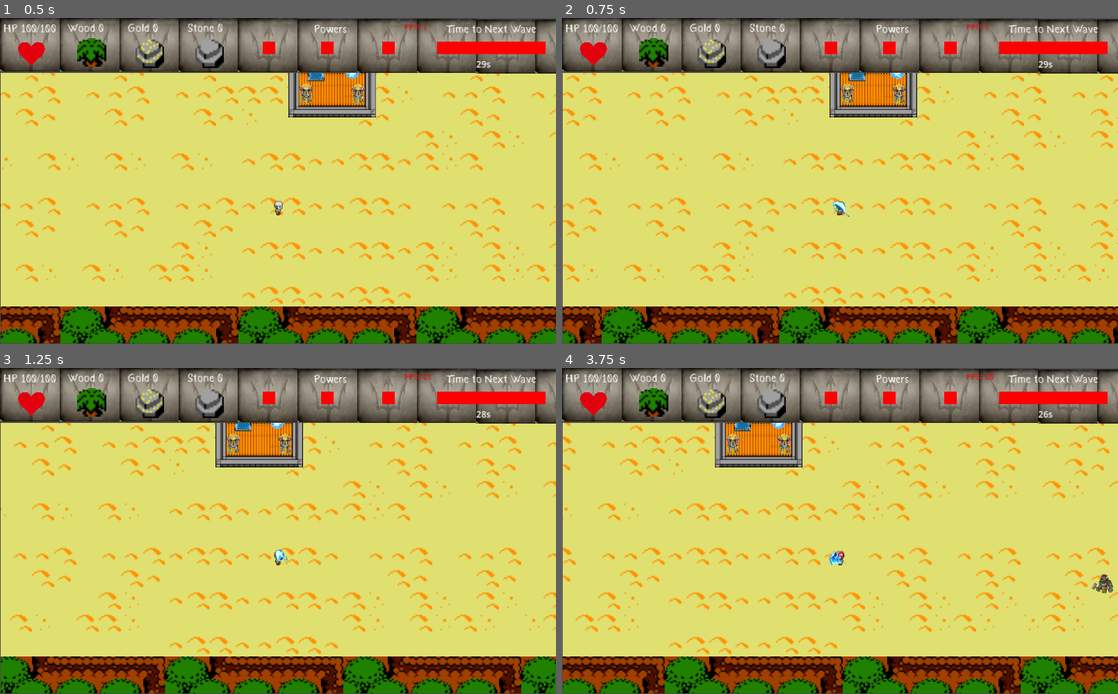
Above: before the commit, frames 1-4 (two rows, left to right).
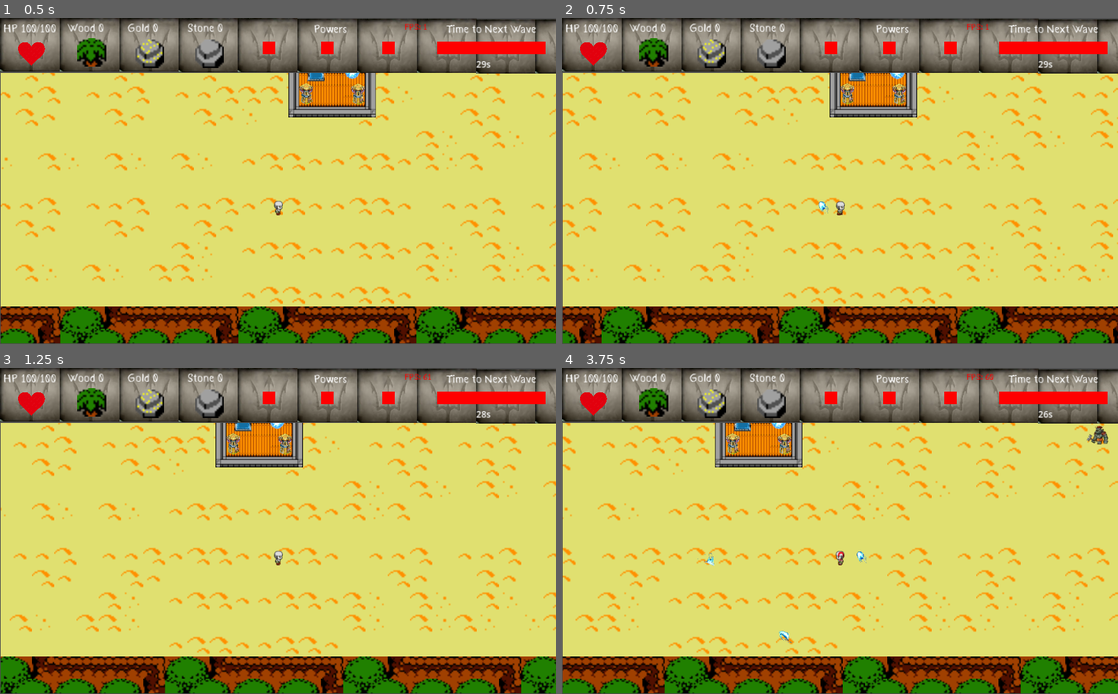
Above: after the commit, the same moments.

Repository: Christian2019/ProjetoAtenas
Game: Godot game, scene res://Scenes/MainScenes/Game_ViewPort.tscn
Same seed, same stepped clock (60 frames per second), same inputs: the game is played once before the commit and once after it. Sound files missing from this copy of the repository are replaced by a short silence.
Inputs:
- Up to frame 1 (0.5 s): no input
- Up to frame 2 (0.75 s): tap Enter at 0.5 s; hold Right (Move_Right) from 0.53 s (still down); hold Space (Attack1) from 0.53 s (still down)
- Up to frame 3 (1.25 s): keep holding Right (Move_Right); keep holding Space (Attack1)
- Up to frame 4 (3.75 s): release Right (Move_Right) at 1.28 s; release Space (Attack1) at 1.28 s; hold Down (Move_Down) 1.28-2.03 s; tap Space (Attack1) at 1.35, 2.85 s; hold Right (Move_Right) 2.03-2.78 s; hold Space (Attack1) 2.03-2.78 s; tap T (Turret) at 2.1 s; hold Up (Move_Up) 2.78-3.53 s; hold Left (Move_Left) from 3.53 s (still down); hold Space (Attack1) from 3.53 s (still down)

Frame 1 is identical in both runs. In frame 2, 0.1% of the frame differs, in the area x 46-52%, y 56-62%; in frame 3, less than 0.1%; in frame 4, 0.5%, in the area x 24-100%, y 17-85%.

Commit message:
Classes e controlador do ataque

Diff:
--- /dev/null
+++ b/Scenes/Game/Classes/Warrior.tscn
@@ -0,0 +1,83 @@
+[gd_scene load_steps=12 format=3 uid="uid://c1gks6vngfiqu"]
+
+[ext_resource type="Script" path="res://Scripts/Classes/Warrior/Warrior.gd" id="1_m86b2"]
+[ext_resource type="Texture2D" uid="uid://be0jxocrlx0v4" path="res://Assets/Images/Player/cutAnimation.png" id="2_0voec"]
+[ext_resource type="Script" path="res://Scripts/Classes/Warrior/Warrior_Attack1.gd" id="2_mljmw"]
+
+[sub_resource type="AtlasTexture" id="AtlasTexture_taocq"]
+atlas = ExtResource("2_0voec")
+region = Rect2(0, 0, 209, 259)
+
+[sub_resource type="AtlasTexture" id="AtlasTexture_18kcs"]
+atlas = ExtResource("2_0voec")
+region = Rect2(209, 0, 209, 259)
+
+[sub_resource type="AtlasTexture" id="AtlasTexture_6edoi"]
+atlas = ExtResource("2_0voec")
+region = Rect2(418, 0, 209, 259)
+
+[sub_resource type="AtlasTexture" id="AtlasTexture_7s2uy"]
+atlas = ExtResource("2_0voec")
+region = Rect2(627, 0, 209, 259)
+
+[sub_resource type="AtlasTexture" id="AtlasTexture_7l0r1"]
+atlas = ExtResource("2_0voec")
+region = Rect2(836, 0, 209, 259)
+
+[sub_resource type="AtlasTexture" id="AtlasTexture_ytbvk"]
+atlas = ExtResource("2_0voec")
+region = Rect2(1045, 0, 209, 259)
+
+[sub_resource type="SpriteFrames" id="SpriteFrames_qc0tj"]
+animations = [{
+"frames": [{
+"duration": 1.0,
+"texture": null
+}, {
+"duration": 1.0,
+"texture": SubResource("AtlasTexture_taocq")
+}, {
+"duration": 1.0,
+"texture": SubResource("AtlasTexture_18kcs")
+}, {
+"duration": 1.0,
+"texture": SubResource("AtlasTexture_6edoi")
+}, {
+"duration": 1.0,
+"texture": SubResource("AtlasTexture_7s2uy")
+}, {
+"duration": 1.0,
+"texture": SubResource("AtlasTexture_7l0r1")
+}, {
+"duration": 1.0,
+"texture": SubResource("AtlasTexture_ytbvk")
+}, {
+"duration": 1.0,
+"texture": null
+}],
+"loop": true,
+"name": &"Normal",
+"speed": 30.0
+}]
+
+[sub_resource type="RectangleShape2D" id="RectangleShape2D_84ap5"]
+size = Vector2(50, 62)
+
+[node name="Warrior" type="Node2D"]
+script = ExtResource("1_m86b2")
+
+[node name="Warrior_Attack1" type="Node2D" parent="."]
+script = ExtResource("2_mljmw")
+
+[node name="Animation" type="AnimatedSprite2D" parent="Warrior_Attack1"]
+position = Vector2(0, 5.68434e-14)
+scale = Vector2(0.241627, 0.241627)
+sprite_frames = SubResource("SpriteFrames_qc0tj")
+animation = &"Normal"
+frame = 3
+frame_progress = 0.929413
+
+[node name="Area2D" type="Area2D" parent="Warrior_Attack1"]
+
+[node name="CollisionShape2D" type="CollisionShape2D" parent="Warrior_Attack1/Area2D"]
+shape = SubResource("RectangleShape2D_84ap5")
--- a/Scenes/Game/Game.tscn
+++ b/Scenes/Game/Game.tscn
@@ -34,14 +34,14 @@
 [node name="Spawners" type="Node2D" parent="."]
 
 [node name="Spawner_W" parent="Spawners" instance=ExtResource("13_6sse8")]
-position = Vector2(31, 1011)
+position = Vector2(31, 629)
 
 [node name="Spawner_N" parent="Spawners" instance=ExtResource("13_6sse8")]
-position = Vector2(1285, 18)
+position = Vector2(1299, 18)
 direction_move = "S"
 
 [node name="Spawner_E" parent="Spawners" instance=ExtResource("13_6sse8")]
-position = Vector2(2508, 1016)
+position = Vector2(2494, 589)
 direction_move = "W"
 
 [node name="Enemies" type="Node2D" parent="."]
--- /dev/null
+++ b/Scripts/Classes/Warrior/Warrior.gd
@@ -0,0 +1 @@
+extends Node
--- /dev/null
+++ b/Scripts/Classes/Warrior/Warrior_Attack1.gd
@@ -0,0 +1,4 @@
+extends Node2D
+
+
+var cd = 1
--- a/Scripts/PreLoads.gd
+++ b/Scripts/PreLoads.gd
@@ -5,3 +5,6 @@
 var minotaur = preload("res://Scenes/Game/Enemies/Minotaur.tscn")
 var tower = preload("res://Scenes/Game/Constructions/Defenses/Tower.tscn")
 var tower_projectile = preload("res://Scenes/Game/Constructions/Defenses/Projectile.tscn")
+
+##Classes
+var warrior = preload("res://Scenes/Game/Classes/Warrior.tscn")
--- a/Scripts/player.gd
+++ b/Scripts/player.gd
@@ -1,6 +1,27 @@
 extends Node2D
+##Stats
+var move_Speed = 5
+var attack_Speed = 1 ## precisa ser >0
 
-var speed = 5
+var playerClass = PreLoads.warrior
+
+##Abilities Var
+
+##Type Normal Zeus...
+var attack1_type = "Normal"
+var attack2_type = "Normal"
+var turret_type = "Normal"
+var dash_type = "Normal"
+var ultimate_type = "Normal"
+
+## Se esta em CD
+var permissions = [
+	{"attack1_canUse" : true},
+	{"attack2_canUse" : true},
+	{"turret_canUse" : true},
+	{"dash_canUse" : true},
+	{"ultimate_canUse" : true},
+	]
 
 var wood =0
 var stone =0
@@ -17,7 +38,7 @@
 
 func _ready():
 	$Animation.play("Right")
-	##$Animation.modulate.a = 0.5
+
 
 
 var start_b = true
@@ -32,8 +53,8 @@
 	animationController()
 	commandController()
 	getCloserQuadrant()
-	mining()
-	contruction()
+	#mining()
+	#contruction()
 
 func commandController():
 	moveController()
@@ -43,10 +64,33 @@
 	dashController()
 	ultimateController()
 
+func creatAttackInstance(classChild):
+	##Criando uma instancia do tipo do ataque da classe
+	var classInstance = playerClass.instantiate()
+	var attackInstance=classInstance.get_child(classChild)
+	classInstance.remove_child(attackInstance)
+	classInstance.queue_free()
+
+	##Bloqueando o uso da skill pelo cd da skill / tua attack speed
+	permissions[classChild]=false
+	Global.timerCreator("enableAttackUse",attackInstance.cd/attack_Speed,[classChild],self)
+
+	return attackInstance
+
+func enableAttackUse(classChild):
+	permissions[classChild]=true
+
 
 func attack1Controller():
-	if (Input.is_action_just_pressed("Attack1")):
-		print("Attack1")
+	var classChild=0
+	if (Input.is_action_pressed("Attack1") and permissions[classChild]):
+		var attackInstance = creatAttackInstance(classChild)
+		get_parent().get_node("Projectiles").add_child(attackInstance)
+		attackInstance.global_position=global_position
+		attackInstance.get_node("Animation").play()
+
+
+
 func attack2Controller():
 	if (Input.is_action_just_pressed("Attack2")):
 		print("Attack2")
@@ -56,6 +100,7 @@
 func dashController():
 	if (Input.is_action_just_pressed("Dash")):
 		print("Dash")
+		##$Animation.modulate.a = 0.5
 func ultimateController():
 	if (Input.is_action_just_pressed("Ultimate")):
 		print("Ultimate")
@@ -125,18 +170,17 @@
 	if Input.is_action_pressed("Move_Down") or Input.is_action_pressed("Move_Up"):
 		if Input.is_action_pressed("Move_Right") or Input.is_action_pressed("Move_Left"):
 			speedModifier=1/(2**0.5)
-			print(speedModifier)
 
 	if Input.is_action_pressed("Move_Down"):
-		position.y+=speed*speedModifier
+		position.y+=move_Speed*speedModifier
 	elif Input.is_action_pressed("Move_Up"):
-		position.y-=speed*speedModifier
+		position.y-=move_Speed*speedModifier
 	if Input.is_action_pressed("Move_Right"):
 		playerRight=true
-		position.x+=speed*speedModifier
+		position.x+=move_Speed*speedModifier
 	elif Input.is_action_pressed("Move_Left"):
 		playerRight=false
-		position.x-=speed*speedModifier
+		position.x-=move_Speed*speedModifier
 
 
 func _on_timer_timeout():
